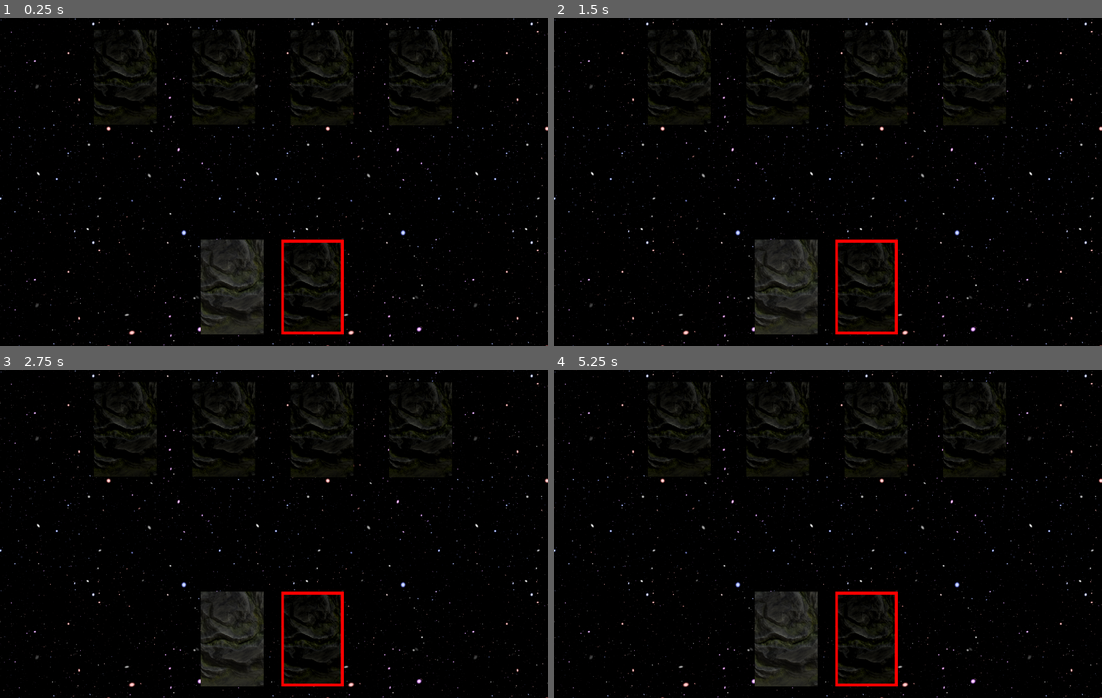
Above: before the commit, frames 1-4 (two rows, left to right).
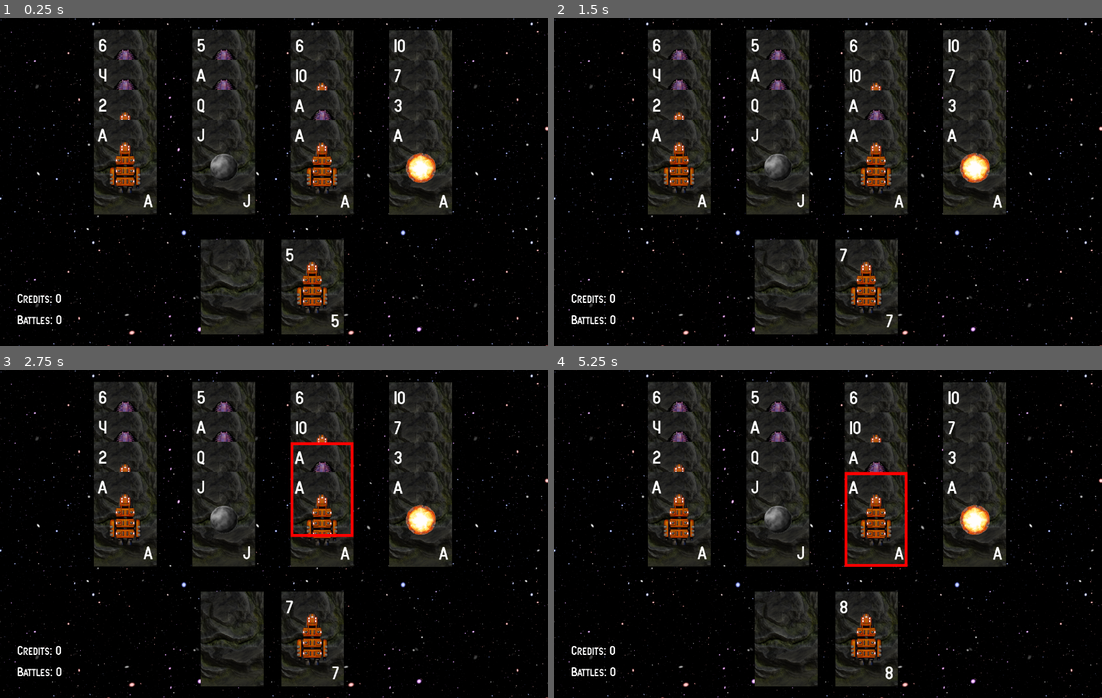
Above: after the commit, the same moments.

Repository: imekon/the-sun-and-the-moon
Game: Godot game, scene res://scenes/Main.tscn
Same seed, same stepped clock (60 frames per second), same inputs: the game is played once before the commit and once after it.
Inputs (mouse positions are in pixels of both pictures, inside the frame that each line leads up to):
- Up to frame 1 (0.25 s): no input
- Up to frame 2 (1.5 s): tap Enter at 0.5 s; move the mouse to (784, 286) at 0.52 s; click (784, 286) at 0.67 s; tap Space at 1.25 s; move the mouse to (718, 198) at 1.27 s; click (718, 198) at 1.42 s
- Up to frame 3 (2.75 s): tap Enter at 2 s; move the mouse to (328, 461) at 2.02 s; click (328, 461) at 2.17 s
- Up to frame 4 (5.25 s): tap Space at 2.75, 4.25 s; move the mouse to (800, 599) at 2.77 s; click (800, 599) at 2.92 s; tap Enter at 3.5 s; move the mouse to (992, 583) at 3.52 s; click (992, 583) at 3.67 s; move the mouse to (663, 484) at 4.27 s; click (663, 484) at 4.42 s; move the mouse to (855, 534) at 5.02 s; click (855, 534) at 5.17 s

The runs differ from the first frame. In frame 1, 21% of the frame differs, in the area x 3-83%, y 3-97%; in frame 2, 21%; in frame 3, 21%; in frame 4, 21%.
Error before the commit: Invalid get index 'UNKNOWN' (on base: 'Node (Globals.gd)'). (res://scripts/Main.gd:59)
Error after the commit: Invalid get index 'UNKNOWN' (on base: 'Node (Globals.gd)'). (res://scripts/Card.gd:9)

Commit message:
credit scoring

Diff:
--- a/scenes/Main.tscn
+++ b/scenes/Main.tscn
@@ -1,9 +1,19 @@
-[gd_scene load_steps=5 format=2]
+[gd_scene load_steps=7 format=2]
 
 [ext_resource path="res://scripts/Main.gd" type="Script" id=1]
 [ext_resource path="res://images/starfield.png" type="Texture" id=2]
 [ext_resource path="res://scenes/DarkCard.tscn" type="PackedScene" id=3]
 [ext_resource path="res://scenes/Selection.tscn" type="PackedScene" id=4]
+[ext_resource path="res://fonts/SF Atarian System.ttf" type="DynamicFontData" id=5]
+
+[sub_resource type="DynamicFont" id=1]
+
+size = 32
+outline_size = 0
+outline_color = Color( 1, 1, 1, 1 )
+use_mipmaps = false
+use_filter = false
+font_data = ExtResource( 5 )
 
 [node name="Main" type="Node2D"]
 script = ExtResource( 1 )
@@ -50,3 +60,45 @@
 position = Vector2( 730, 630 )
 scale = Vector2( 0.7, 0.7 )
 z_index = 100
+
+[node name="CreditsLabel" type="Label" parent="."]
+anchor_left = 0.0
+anchor_top = 0.0
+anchor_right = 0.0
+anchor_bottom = 0.0
+margin_left = 40.0
+margin_top = 640.0
+margin_right = 143.0
+margin_bottom = 673.0
+rect_pivot_offset = Vector2( 0, 0 )
+rect_clip_content = false
+mouse_filter = 2
+mouse_default_cursor_shape = 0
+size_flags_horizontal = 1
+size_flags_vertical = 4
+custom_fonts/font = SubResource( 1 )
+text = "Credits: 0"
+percent_visible = 1.0
+lines_skipped = 0
+max_lines_visible = -1
+
+[node name="BattlesLabel" type="Label" parent="."]
+anchor_left = 0.0
+anchor_top = 0.0
+anchor_right = 0.0
+anchor_bottom = 0.0
+margin_left = 40.0
+margin_top = 690.0
+margin_right = 146.0
+margin_bottom = 723.0
+rect_pivot_offset = Vector2( 0, 0 )
+rect_clip_content = false
+mouse_filter = 2
+mouse_default_cursor_shape = 0
+size_flags_horizontal = 1
+size_flags_vertical = 4
+custom_fonts/font = SubResource( 1 )
+text = "Battles: 0"
+percent_visible = 1.0
+lines_skipped = 0
+max_lines_visible = -1
--- a/scripts/Card.gd
+++ b/scripts/Card.gd
@@ -5,6 +5,7 @@
 
 var card_suit = -1
 var card_number = -1
+var card_credits = 0
 var location = Globals.UNKNOWN
 var row
 
--- a/scripts/Main.gd
+++ b/scripts/Main.gd
@@ -12,6 +12,9 @@
 
 onready var selection = $Selection
 
+onready var creditsLabel = $CreditsLabel
+onready var battlesLabel = $BattlesLabel
+
 onready var SunCard = load("res://scenes/SunCard.tscn")
 onready var MoonCard = load("res://scenes/MoonCard.tscn")
 onready var ShipCard = load("res://scenes/ShipCard.tscn")
@@ -25,6 +28,9 @@
 var pack = []
 var pile = []
 var active = null
+
+var credits = 0
+var battles = 0
 
 func _ready():
 	randomize()
@@ -41,6 +47,9 @@
 	display_card()
 
 func _process(delta):
+	creditsLabel.text = "Credits: " + str(credits)
+	battlesLabel.text = "Battles: " + str(battles)
+
 	if Globals.selected_card != null:
 		selection.position = Globals.selected_card.position
 	else:
@@ -56,7 +65,7 @@
 	pack = []
 	for suit in range(4):
 		for number in range(13):
-			var card = create_card(suit, number, Vector2(), -1, Globals.UNKNOWN)
+			var card = create_card(suit, number, Vector2(-200, -200))
 			pack.append(card)
 
 	pack.shuffle()
@@ -91,7 +100,10 @@
 			card.row = row
 			card.z_index = row - 4
 
-func create_card(suit, number, pos, row, loc):
+			if row == 0:
+				card.card_credits += 20
+
+func create_card(suit, number, pos):
 	var card : Sprite
 
 	match suit:
@@ -109,8 +121,9 @@
 	add_child(card)
 	card.card_suit = suit
 	card.card_number = number
-	card.row = row
-	card.location = loc
+	card.row = -1
+	if rand_range(1, 100) > 70:
+		card.card_credits = 10
 	card.set_details(number)
 	return card
 
@@ -147,8 +160,8 @@
 	Globals.selected_card.position = active.position
 	active.z_index = 0
 	active = Globals.selected_card
-	active.location = Globals.PICKUP
 	active.z_index = 100
+	credits += active.card_credits
 	Globals.clear_selected()
 
 func on_discard_click():
